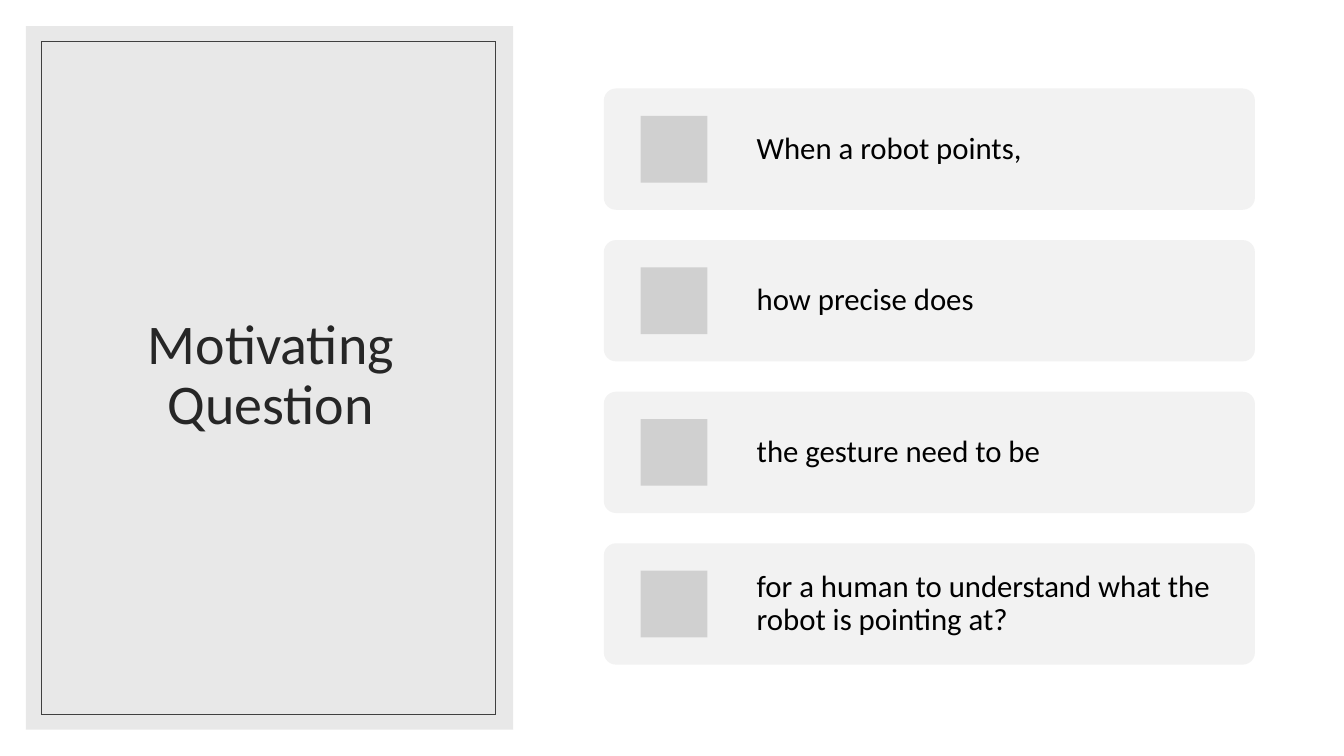
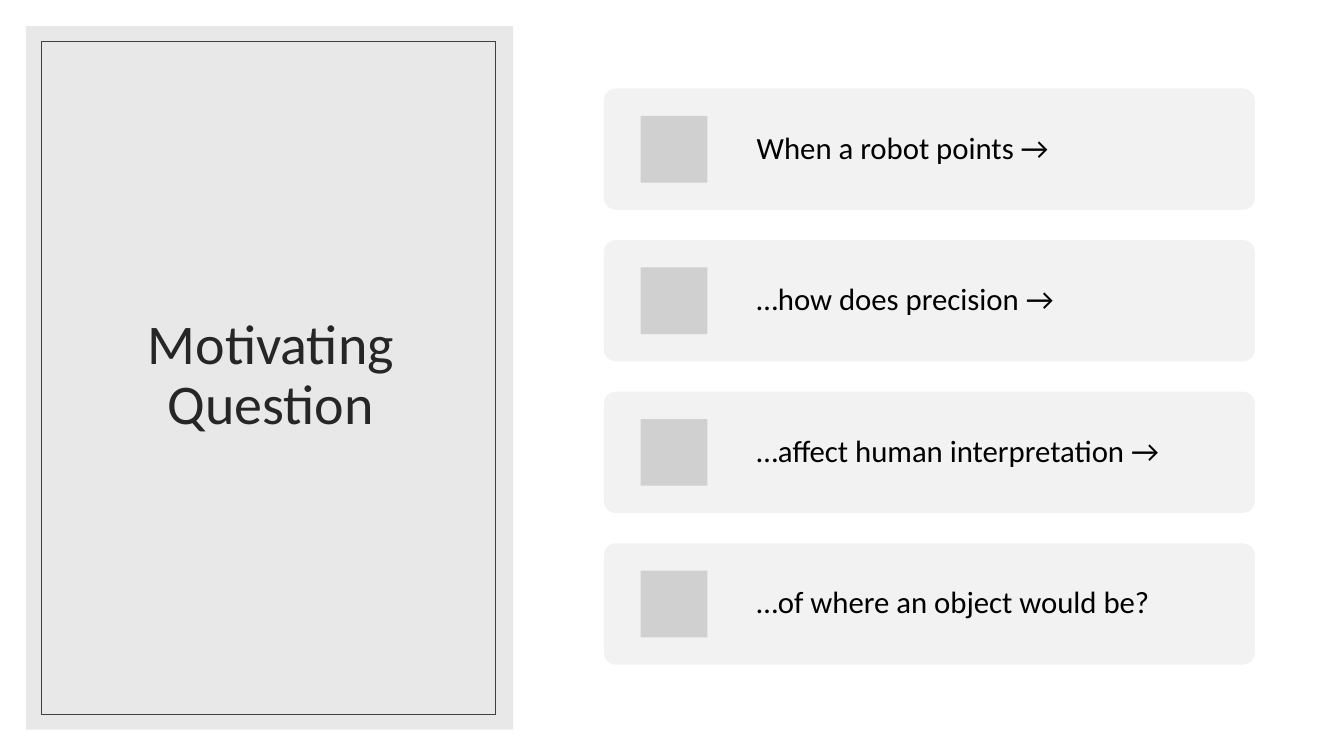
Before and after one commit to liquatics/outofhand, a slide deck: slide 2 of Docs/Final Presentation.pptx. Drawn at 1344x756 pixels with LibreOffice and Linux fonts; fonts in the diff are those of the drawing; grey boxes stand for pictures. Boxes give left, top, right and bottom in pixels: in the first picture for what was removed or moved away, otherwise in the second. Text is boxed around its words. In the diff, an @@ line names an element or a change of style, - is before the commit and + after.

```diff
--- a/Docs/Final Presentation.pptx
+++ b/Docs/Final Presentation.pptx
@@ text at (757,137,1014,164): text changed @@
-When a robot points,
+When a robot points →
@@ text at (757,288,1019,315): text changed @@
-how precise does
+…how does precision →
@@ text at (757,440,1124,467): text changed @@
-the gesture need to be
+…affect human interpretation →
@@ text at (757,591,1150,619): text changed @@
-for a human to understand what the robot is pointing at?
+…of where an object would be?
```
Also in this commit, not shown: 4 other slides changed.
